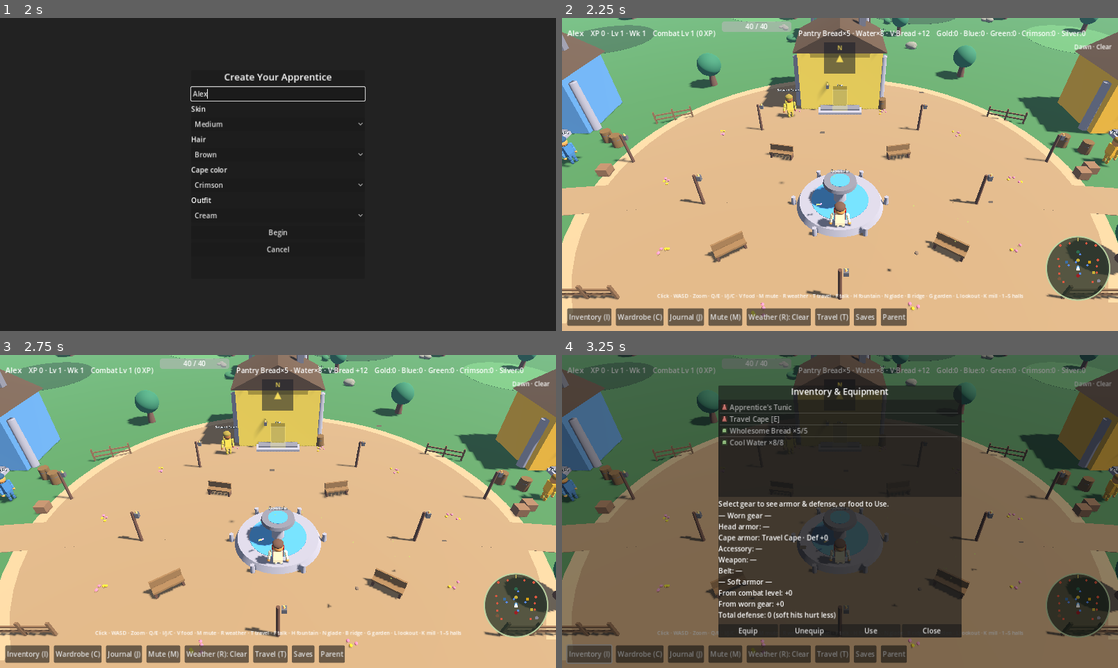
Above: before the commit, frames 1-4 (two rows, left to right).
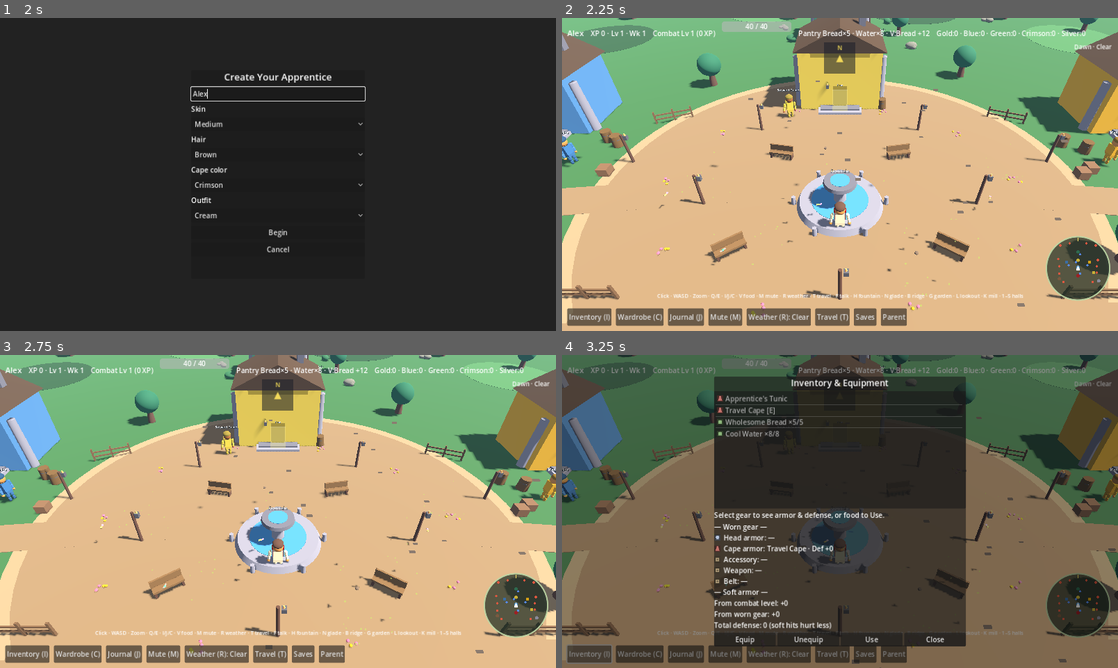
Above: after the commit, the same moments.

Repository: supertexxij/lumenstone-chronicles
Game: Godot game, scene res://scenes/main.tscn
Two runs of this game, one before a commit and one after it. Both use one fixed random seed, a clock stepped at 60 frames per second and the inputs below.
Inputs (mouse positions are in pixels of both pictures, inside the frame that each line leads up to):
- Up to frame 1 (2 s): click "New" at 0.5 s; click (278, 93) at 1.27 s; type "Alex" at 1.35 s
- Up to frame 2 (2.25 s): click "Begin" at 2 s
- Up to frame 3 (2.75 s): no input
- Up to frame 4 (3.25 s): click "Inventory (I)" at 2.75 s

Frame 1 is identical in both runs. In frame 2, 0.3% of the frame differs, in the area x 17-92%, y 20-93%; in frame 3, 0.3%; in frame 4, 9.1%, in the area x 16-100%, y 6-100%.

Commit message:
Wave 18 overnight: late wilds tune, plaza ambient, loadout armor icons
Slightly tougher Briar Boar / Dust Golem for Def 5 mid-combat (early foes
unchanged). Denser village-green ambient sites and particle counts. Armor
icons on the equipped loadout row; unequip only when the selected [E] row
matches. Re-export Linux + Windows.

Diff:
--- a/data/enemies.json
+++ b/data/enemies.json
@@ -19,10 +19,10 @@
       "defeat_verb": "calmed",
       "color": "#6b4226",
       "accent": "#2d6a4f",
-      "max_hp": 20,
-      "damage": 3,
-      "accuracy": 0.65,
-      "combat_xp": 14,
+      "max_hp": 24,
+      "damage": 4,
+      "accuracy": 0.68,
+      "combat_xp": 16,
       "respawn_sec": 18.0,
       "description": "A bristly boar tangled in briars \u2014 settle it down!"
     },
@@ -32,12 +32,12 @@
       "defeat_verb": "restored",
       "color": "#a89880",
       "accent": "#c9a227",
-      "max_hp": 28,
-      "damage": 4,
-      "accuracy": 0.6,
-      "combat_xp": 20,
+      "max_hp": 34,
+      "damage": 6,
+      "accuracy": 0.64,
+      "combat_xp": 24,
       "respawn_sec": 22.0,
-      "description": "A pile of dust given form \u2014 sweep the dust back into the ground!"
+      "description": "A sturdy pile of dust given form \u2014 sweep it back into the ground!"
     },
     "dim_wisp": {
       "kind": "dim_wisp",
--- a/project.godot
+++ b/project.godot
@@ -5,7 +5,7 @@
 
 config/name="Lumenstone Chronicles"
 config/description="Christian/creationist Grade 3 homeschool RPG — RuneScape-style open village with guild learning quests."
-config/version="1.17.0"
+config/version="1.18.0"
 run/main_scene="res://scenes/main.tscn"
 config/features=PackedStringArray("4.3", "Forward Plus")
 config/icon="res://icon.svg"
--- a/scenes/main.tscn
+++ b/scenes/main.tscn
@@ -369,10 +369,10 @@
 anchor_top = 0.5
 anchor_right = 0.5
 anchor_bottom = 0.5
-offset_left = -260.0
-offset_top = -260.0
-offset_right = 260.0
-offset_bottom = 260.0
+offset_left = -290.0
+offset_top = -310.0
+offset_right = 290.0
+offset_bottom = 310.0
 
 [node name="VBox" type="VBoxContainer" parent="UI/InventoryPanel/Panel"]
 layout_mode = 2
@@ -393,7 +393,19 @@
 autowrap_mode = 2
 text = "Select an item"
 
-[node name="Loadout" type="Label" parent="UI/InventoryPanel/Panel/VBox"]
+[node name="Loadout" type="VBoxContainer" parent="UI/InventoryPanel/Panel/VBox"]
+layout_mode = 2
+theme_override_constants/separation = 2
+
+[node name="WornTitle" type="Label" parent="UI/InventoryPanel/Panel/VBox/Loadout"]
+layout_mode = 2
+text = "— Worn gear —"
+
+[node name="SlotRows" type="VBoxContainer" parent="UI/InventoryPanel/Panel/VBox/Loadout"]
+layout_mode = 2
+theme_override_constants/separation = 2
+
+[node name="SoftArmor" type="Label" parent="UI/InventoryPanel/Panel/VBox/Loadout"]
 layout_mode = 2
 autowrap_mode = 2
 
--- a/scripts/ui/inventory_panel.gd
+++ b/scripts/ui/inventory_panel.gd
@@ -8,7 +8,10 @@
 @onready var unequip_btn: Button = $Panel/VBox/HBox/UnequipBtn
 @onready var close_btn: Button = $Panel/VBox/HBox/CloseBtn
 @onready var use_btn: Button = $Panel/VBox/HBox/UseBtn
-@onready var loadout: Label = $Panel/VBox/Loadout
+@onready var loadout: VBoxContainer = $Panel/VBox/Loadout
+@onready var loadout_title: Label = $Panel/VBox/Loadout/WornTitle
+@onready var loadout_slots: VBoxContainer = $Panel/VBox/Loadout/SlotRows
+@onready var loadout_soft: Label = $Panel/VBox/Loadout/SoftArmor
 
 var selected_id: String = ""
 var _cd_label_was: float = -1.0
@@ -28,6 +31,8 @@
 
 func _ready() -> void:
 	_ensure_slot_icons()
+	_ensure_loadout_nodes()
+	list.fixed_icon_size = Vector2(16, 16)
 	if use_btn == null:
 		use_btn = Button.new()
 		use_btn.name = "UseBtn"
@@ -35,13 +40,13 @@
 		use_btn.size_flags_horizontal = Control.SIZE_EXPAND_FILL
 		$Panel/VBox/HBox.add_child(use_btn)
 		$Panel/VBox/HBox.move_child(use_btn, unequip_btn.get_index() + 1)
-	# Room for defense breakdown lines
+	# Room for defense breakdown + icon rows
 	var panel: PanelContainer = $Panel
 	if panel:
-		panel.offset_top = -290.0
-		panel.offset_bottom = 290.0
-		panel.offset_left = -280.0
-		panel.offset_right = 280.0
+		panel.offset_top = -310.0
+		panel.offset_bottom = 310.0
+		panel.offset_left = -290.0
+		panel.offset_right = 290.0
 	close_btn.pressed.connect(func(): AudioBus.play_ui(); closed.emit())
 	list.item_selected.connect(_on_select)
 	equip_btn.pressed.connect(_on_equip)
@@ -94,41 +99,100 @@
 func _slot_label(slot: String) -> String:
 	return str(SLOT_LABELS.get(slot, slot.capitalize()))
 
+func _ensure_loadout_nodes() -> void:
+	## Worn-gear rows with armor icons (Wave 18) — create if scene is older.
+	if loadout == null:
+		return
+	if loadout_title == null:
+		loadout_title = loadout.get_node_or_null("WornTitle")
+	if loadout_title == null:
+		loadout_title = Label.new()
+		loadout_title.name = "WornTitle"
+		loadout.add_child(loadout_title)
+		loadout.move_child(loadout_title, 0)
+	if loadout_slots == null:
+		loadout_slots = loadout.get_node_or_null("SlotRows")
+	if loadout_slots == null:
+		loadout_slots = VBoxContainer.new()
+		loadout_slots.name = "SlotRows"
+		loadout_slots.add_theme_constant_override("separation", 2)
+		loadout.add_child(loadout_slots)
+	if loadout_soft == null:
+		loadout_soft = loadout.get_node_or_null("SoftArmor")
+	if loadout_soft == null:
+		loadout_soft = Label.new()
+		loadout_soft.name = "SoftArmor"
+		loadout_soft.autowrap_mode = TextServer.AUTOWRAP_WORD_SMART
+		loadout.add_child(loadout_soft)
+
 func _update_loadout() -> void:
-	var parts: PackedStringArray = []
-	parts.append("— Worn gear —")
+	_ensure_slot_icons()
+	_ensure_loadout_nodes()
+	if loadout_title:
+		loadout_title.text = "— Worn gear —"
 	var by_slot: Dictionary = {}
 	if GameState.has_method("get_defense_breakdown"):
 		by_slot = GameState.get_defense_breakdown().get("by_slot", {})
+	# Clear prior icon rows (deferred free from last refresh)
+	if loadout_slots:
+		# Free immediately so icon rows do not briefly double after refresh.
+		var prior_rows: Array = loadout_slots.get_children()
+		for child in prior_rows:
+			loadout_slots.remove_child(child)
+			child.free()
 	for slot in ["head", "cape", "accessory", "weapon", "belt"]:
 		var id = GameState.equipped.get(slot)
 		var name := "—"
 		var def_bit := ""
+		var icon: Texture2D = _icon_gear
 		if id != null:
-			name = ItemDB.get_item(str(id)).get("name", str(id))
+			var item := ItemDB.get_item(str(id))
+			name = str(item.get("name", str(id)))
+			icon = _icon_for_item(item)
 			var d: int = int(by_slot.get(slot, 0))
 			if d <= 0:
-				d = int(ItemDB.get_item(str(id)).get("defense", 0))
+				d = int(item.get("defense", 0))
 			if d > 0:
 				def_bit = " · Def +%d" % d
 			elif slot in ["head", "cape"]:
 				def_bit = " · Def +0"
-		parts.append("%s: %s%s" % [_slot_label(slot), name, def_bit])
+		else:
+			# Empty armor slots still show the slot icon so Head/Cape read clearly.
+			if slot == "head":
+				icon = _icon_head
+			elif slot == "cape":
+				icon = _icon_cape
+		var row := HBoxContainer.new()
+		row.add_theme_constant_override("separation", 6)
+		var tex := TextureRect.new()
+		tex.texture = icon
+		tex.custom_minimum_size = Vector2(16, 16)
+		tex.stretch_mode = TextureRect.STRETCH_KEEP_ASPECT_CENTERED
+		tex.expand_mode = TextureRect.EXPAND_IGNORE_SIZE
+		var lbl := Label.new()
+		lbl.text = "%s: %s%s" % [_slot_label(slot), name, def_bit]
+		lbl.size_flags_horizontal = Control.SIZE_EXPAND_FILL
+		row.add_child(tex)
+		row.add_child(lbl)
+		if loadout_slots:
+			loadout_slots.add_child(row)
+	var soft_parts: PackedStringArray = []
 	if GameState.has_method("get_defense_breakdown"):
 		var bd: Dictionary = GameState.get_defense_breakdown()
-		parts.append("— Soft armor —")
-		parts.append("From combat level: +%d" % int(bd.get("level", 0)))
-		parts.append("From worn gear: +%d" % int(bd.get("gear", 0)))
+		soft_parts.append("— Soft armor —")
+		soft_parts.append("From combat level: +%d" % int(bd.get("level", 0)))
+		soft_parts.append("From worn gear: +%d" % int(bd.get("gear", 0)))
 		var total_d: int = int(bd.get("total", 0))
 		var raw_d: int = int(bd.get("raw", total_d))
 		var cap_d: int = int(bd.get("cap", 5))
 		if raw_d > total_d:
-			parts.append("Total defense: %d (soft max %d — hits still tick)" % [total_d, cap_d])
+			soft_parts.append("Total defense: %d (soft max %d — hits still tick)" % [total_d, cap_d])
 		else:
-			parts.append("Total defense: %d (soft hits hurt less)" % total_d)
+			soft_parts.append("Total defense: %d (soft hits hurt less)" % total_d)
 	elif GameState.has_method("get_defense"):
-		parts.append("Defense: %d" % GameState.get_defense())
-	loadout.text = "\n".join(parts)
+		soft_parts.append("Defense: %d" % GameState.get_defense())
+	if loadout_soft:
+		loadout_soft.text = "\n".join(soft_parts)
 
 func _refresh_detail_only() -> void:
 	if selected_id == "":
@@ -179,11 +243,19 @@
 		refresh()
 
 func _on_unequip() -> void:
-	if selected_id != "":
-		AudioBus.play_ui()
-		var item := ItemDB.get_item(selected_id)
-		GameState.unequip_slot(item.get("slot", ""))
-		refresh()
+	if selected_id == "":
+		return
+	var item := ItemDB.get_item(selected_id)
+	var slot: String = str(item.get("slot", ""))
+	if slot == "" or slot == "consumable":
+		return
+	# v1.17 bug fix: only unequip when this item is the one worn in that slot
+	if str(GameState.equipped.get(slot, "")) != selected_id:
+		GameState.toast.emit("That item is not equipped — pick the [E] row first.")
+		return
+	AudioBus.play_ui()
+	GameState.unequip_slot(slot)
+	refresh()
 
 func _on_use() -> void:
 	if selected_id == "":
@@ -200,7 +272,7 @@
 				break
 
 func _ensure_slot_icons() -> void:
-	## Tiny plain armor-slot icons so Head/Cape read clearly in the bag.
+	## Tiny plain armor-slot icons so Head/Cape read clearly in the bag and loadout.
 	if _icon_head != null:
 		return
 	_icon_head = _make_slot_icon(Color(0.72, 0.78, 0.88), "head")
--- a/scripts/world/world.gd
+++ b/scripts/world/world.gd
@@ -1602,9 +1602,14 @@
 	if HeadlessGuard.is_headless():
 		return
 	var sites := [
-		# Village green / fountain plaza — birds over the green, bugs by flowers
-		{"pos": Vector3(0.0, 0, 8.0), "birds": true, "bugs": true, "critter": "butterfly"},
-		{"pos": Vector3(4.5, 0, 11.5), "birds": false, "bugs": true, "critter": "sparrow"},
+		# Village green / fountain plaza — denser ambient variety (Wave 18)
+		{"pos": Vector3(0.0, 0, 8.0), "birds": true, "bugs": true, "critter": "butterfly", "dense": true},
+		{"pos": Vector3(4.5, 0, 11.5), "birds": true, "bugs": true, "critter": "sparrow", "dense": true},
+		{"pos": Vector3(-4.8, 0, 11.2), "birds": false, "bugs": true, "critter": "dragonfly", "dense": true},
+		{"pos": Vector3(0.0, 0, 3.5), "birds": true, "bugs": false, "critter": "sparrow", "dense": true},
+		{"pos": Vector3(9.0, 0, 7.5), "birds": false, "bugs": true, "critter": "butterfly", "dense": true},
+		{"pos": Vector3(-9.0, 0, 7.5), "birds": false, "bugs": true, "critter": "butterfly", "dense": true},
+		{"pos": Vector3(2.5, 0, 15.5), "birds": true, "bugs": true, "critter": "sparrow", "dense": true},
 		# Wilds landmarks
 		{"pos": Vector3(0.5, 0, -48.0), "birds": true, "bugs": true, "critter": "butterfly"},
 		{"pos": Vector3(-24.0, 0, -54.0), "birds": true, "bugs": true, "critter": "sparrow"},
@@ -1615,18 +1620,19 @@
 	for i in sites.size():
 		var s: Dictionary = sites[i]
 		var p: Vector3 = s["pos"]
+		var dense: bool = bool(s.get("dense", false))
 		if s.get("birds", false):
-			_add_bird_particles(root, p + Vector3(0, 4.5, 0), 200 + i)
+			_add_bird_particles(root, p + Vector3(0, 4.5, 0), 200 + i, dense)
 		if s.get("bugs", false):
-			_add_bug_particles(root, p + Vector3(0.8, 1.2, -0.5), 300 + i)
+			_add_bug_particles(root, p + Vector3(0.8, 1.2, -0.5), 300 + i, dense)
 		_add_idle_critter(root, p + Vector3(-1.2, 1.1, 0.9), str(s.get("critter", "butterfly")), 0.4 * float(i))
 
 
-func _add_bird_particles(parent: Node, pos: Vector3, seed_n: int) -> void:
+func _add_bird_particles(parent: Node, pos: Vector3, seed_n: int, dense: bool = false) -> void:
 	var p := CPUParticles3D.new()
 	p.name = "Birds_%d" % seed_n
 	p.position = pos
-	p.amount = 6
+	p.amount = 10 if dense else 6
 	p.lifetime = 5.5
 	p.preprocess = 2.0
 	p.emission_shape = CPUParticles3D.EMISSION_SHAPE_BOX
@@ -1651,11 +1657,11 @@
 	HeadlessGuard.guard_particles(p)
 
 
-func _add_bug_particles(parent: Node, pos: Vector3, seed_n: int) -> void:
+func _add_bug_particles(parent: Node, pos: Vector3, seed_n: int, dense: bool = false) -> void:
 	var p := CPUParticles3D.new()
 	p.name = "Bugs_%d" % seed_n
 	p.position = pos
-	p.amount = 10
+	p.amount = 16 if dense else 10
 	p.lifetime = 3.2
 	p.preprocess = 1.5
 	p.emission_shape = CPUParticles3D.EMISSION_SHAPE_SPHERE
--- a/tools/smoke_check.gd
+++ b/tools/smoke_check.gd
@@ -85,5 +85,9 @@
 	print("HUD_DEF", "Def %d" in FileAccess.get_file_as_string("res://scripts/ui/hud.gd") or "· Def" in FileAccess.get_file_as_string("res://scripts/ui/hud.gd"))
 	print("VIGNETTE_OFFSET_FIX", "v1.16 bugfix" in FileAccess.get_file_as_string("res://scripts/ui/hud.gd"))
 	print("DEFENSE_CAP5", '"cap": 5' in FileAccess.get_file_as_string("res://scripts/autoload/game_state.gd") or "clampi(raw, 0, 5)" in FileAccess.get_file_as_string("res://scripts/autoload/game_state.gd"))
+	print("LATE_WILDS_TUNE", '"briar_boar"' in FileAccess.get_file_as_string("res://data/enemies.json") and '"max_hp": 24' in FileAccess.get_file_as_string("res://data/enemies.json") and '"damage": 6' in FileAccess.get_file_as_string("res://data/enemies.json"))
+	print("PLAZA_AMBIENT_DENSE", '"dense": true' in FileAccess.get_file_as_string("res://scripts/world/world.gd") and "Wave 18" in FileAccess.get_file_as_string("res://scripts/world/world.gd"))
+	print("LOADOUT_ARMOR_ICONS", "SlotRows" in FileAccess.get_file_as_string("res://scripts/ui/inventory_panel.gd") and "WornTitle" in FileAccess.get_file_as_string("res://scripts/ui/inventory_panel.gd") and "SoftArmor" in FileAccess.get_file_as_string("res://scenes/main.tscn"))
+	print("UNEQUIP_GUARD", "not equipped" in FileAccess.get_file_as_string("res://scripts/ui/inventory_panel.gd"))
 	print("CHECK_OK")
 	quit(0)
--- a/tools/world_smoke.gd
+++ b/tools/world_smoke.gd
@@ -102,5 +102,8 @@
 	print("VILLAGE_AMBIENT", "0.0, 0, 8.0" in FileAccess.get_file_as_string("res://scripts/world/world.gd"))
 	print("ARMOR_ICONS", "_make_slot_icon" in FileAccess.get_file_as_string("res://scripts/ui/inventory_panel.gd"))
 	print("HUD_DEF", "· Def" in FileAccess.get_file_as_string("res://scripts/ui/hud.gd"))
+	print("LATE_WILDS_TUNE", '"max_hp": 24' in FileAccess.get_file_as_string("res://data/enemies.json") and '"max_hp": 34' in FileAccess.get_file_as_string("res://data/enemies.json"))
+	print("PLAZA_AMBIENT_DENSE", '"dense": true' in FileAccess.get_file_as_string("res://scripts/world/world.gd"))
+	print("LOADOUT_ARMOR_ICONS", "SlotRows" in FileAccess.get_file_as_string("res://scripts/ui/inventory_panel.gd") and "SoftArmor" in FileAccess.get_file_as_string("res://scenes/main.tscn"))
 	print("WORLD_SMOKE_OK")
 	quit(0)
Not shown, changed: export_presets.cfg
Not shown, changed: README.md
